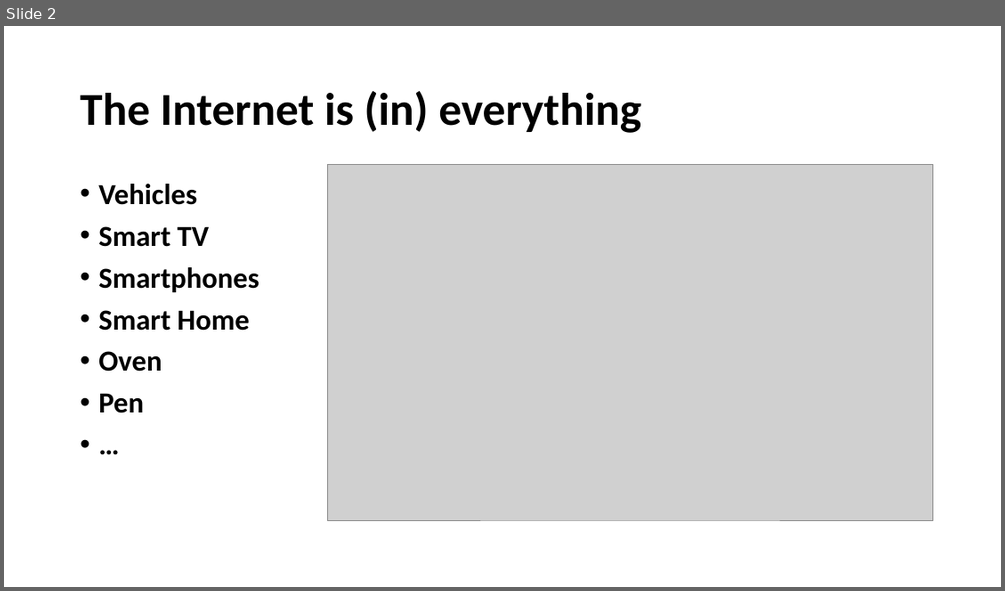
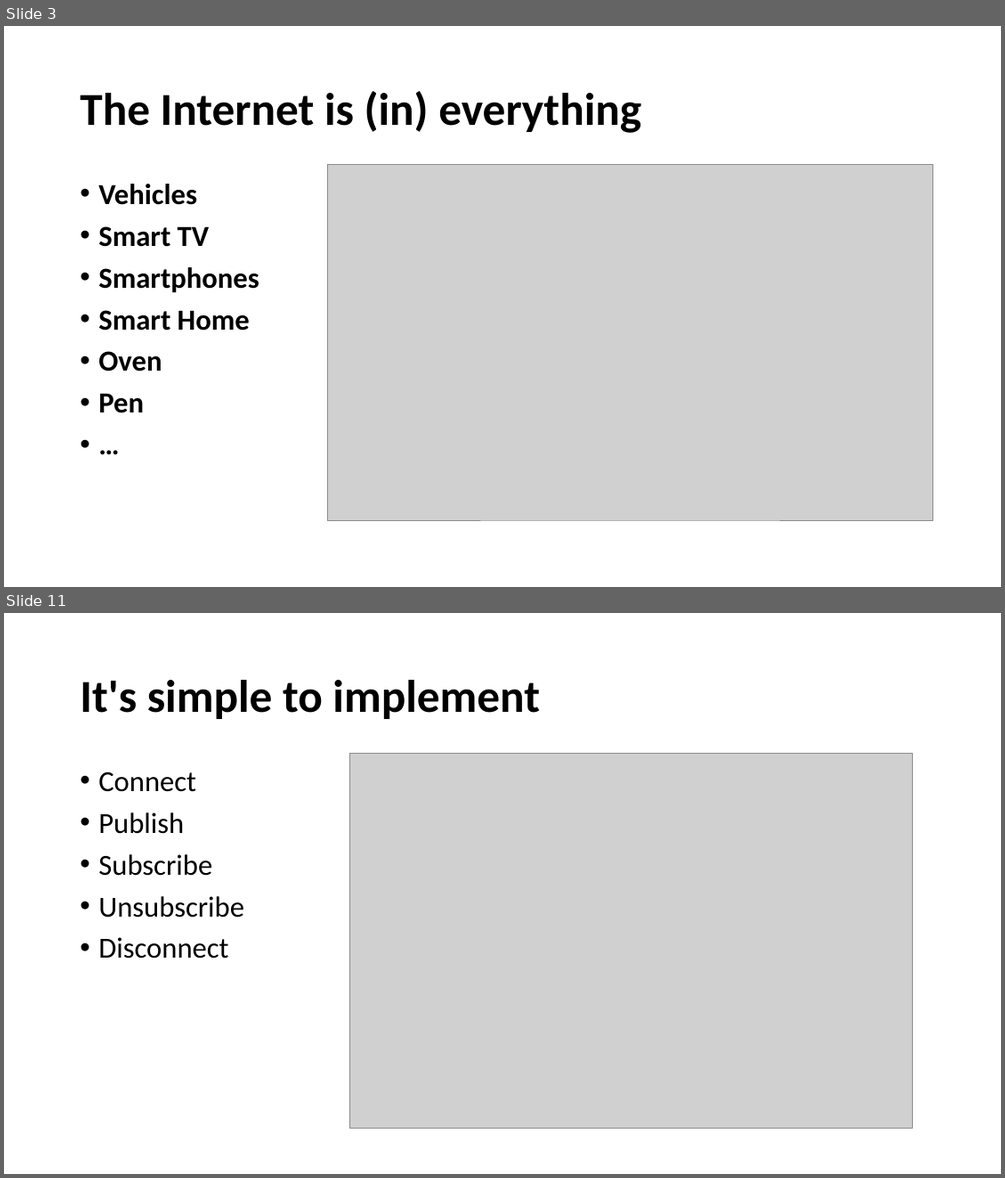
Before and after one commit to lephamtuyen/healthmonitoring, a slide deck: IBM_IoT.pptx. Shown one above the other, each under a label of ours: slide 2 before the commit, slides 3 and 11 after it; the slides between them are not shown. The pictures are 1005x591 and 1005x1178 pixels, drawn with LibreOffice and Linux fonts; fonts in the diff are those of the drawing; grey boxes stand for pictures. Boxes give left, top, right and bottom in pixels: in the first picture for what was removed or moved away, otherwise in the second. Text is boxed around its words. In the diff, an @@ line names an element or a change of style, - is before the commit and + after.

```diff
--- a/IBM_IoT.pptx
+++ b/IBM_IoT.pptx
@@ slide 11 added at [4,613,1001,1174], background #FFFFFF @@
@@ title added at [80,680,540,719], 44 pt, text #000000, bold @@
+It's simple to implement
@@ text added at [98,771,244,958], 28 pt, text #000000 @@
+• Connect
+• Publish
+• Subscribe
+• Unsubscribe
+• Disconnect
@@ picture added at [349,753,913,1127] @@
@@ what was slide 2 is now slide 3 @@
```
Also in this commit, not shown: 7 slides changed, 9 other slides added, 5 slides removed.
